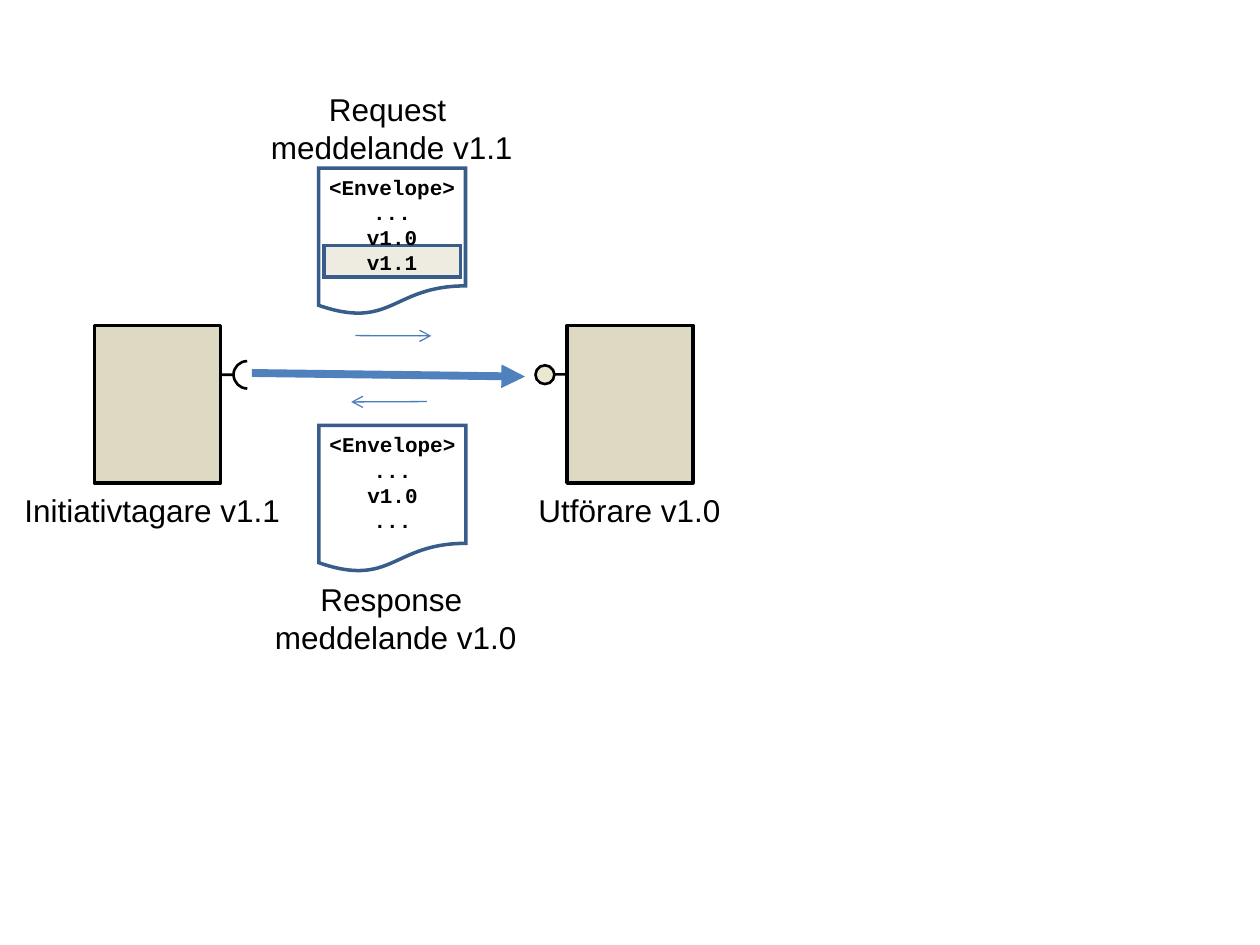
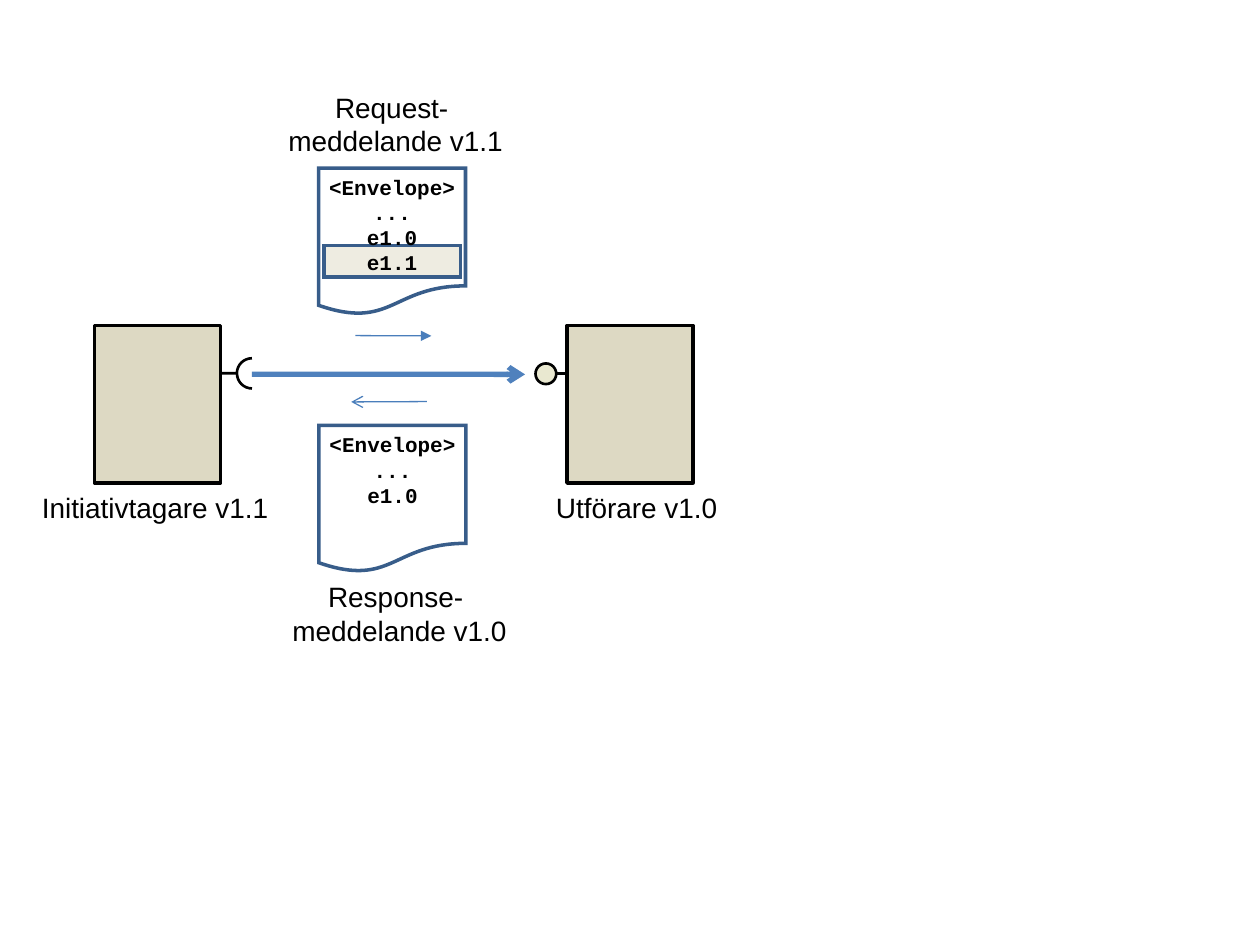
Before and after one commit to admstar/rivta, a slide deck: slide 15 of site/www/images/RIV-förvaltning, Illustrationer.ppt (slide 10 before the commit). Drawn at 1260x945 pixels with LibreOffice and Linux fonts; fonts in the diff are those of the drawing. Boxes give left, top, right and bottom in pixels: in the first picture for what was removed or moved away, otherwise in the second. Text is boxed around its words. In the diff, an @@ line names an element or a change of style, - is before the commit and + after.

```diff
--- a/site/www/images/RIV-förvaltning, Illustrationer.ppt
+++ b/site/www/images/RIV-förvaltning, Illustrationer.ppt
@@ text "Request-": place and size @@
-text "Request-" at bbox=[271, 99, 513, 160]
+text "Request-" at bbox=[288, 98, 503, 152]
@@ text at bbox=[335, 98, 448, 123]: text changed; size 18 to 16 pt @@
-Request
+Request-
@@ text at bbox=[288, 130, 503, 152]: size 18 to 16 pt in "meddelande v1.1" @@
@@ text at bbox=[367, 231, 417, 278]: text changed @@
-v1.0
-v1.1
+e1.0
+e1.1
@@ freeform shape: place and size @@
-freeform shape at bbox=[233, 362, 247, 375]
+freeform shape at bbox=[237, 358, 252, 373]
@@ arrow (355, 335) - (431, 336): arrowheads changed @@
@@ line moved from (234, 374) - (199, 374) to (238, 373) - (199, 373) @@
@@ freeform shape: place and size @@
-freeform shape at bbox=[233, 374, 247, 388]
+freeform shape at bbox=[237, 373, 252, 388]
@@ arrow (252, 374) - (525, 374): stroke #4F81BD 4.51 pt to #4F81BD 3 pt; arrowheads changed @@
@@ line moved from (595, 374) - (554, 374) to (601, 373) - (556, 373) @@
@@ text "Initiativtagare v1.1": place and size @@
-text "Initiativtagare v1.1" at bbox=[24, 499, 280, 528]
+text "Initiativtagare v1.1" at bbox=[42, 497, 268, 524]
@@ text "Initiativtagare v1.1" at bbox=[42, 497, 268, 524]: size 18 to 16 pt @@
@@ text at bbox=[367, 489, 417, 504]: text changed @@
-v1.0
-...
+e1.0
@@ text "Utförare v1.0" at bbox=[556, 497, 717, 519]: size 18 to 16 pt @@
@@ text "Utförare v1.0": place and size @@
-text "Utförare v1.0" at bbox=[538, 499, 721, 523]
+text "Utförare v1.0" at bbox=[556, 497, 717, 519]
@@ text "Response-": place and size @@
-text "Response-" at bbox=[275, 589, 517, 650]
+text "Response-" at bbox=[292, 587, 507, 642]
@@ text at bbox=[328, 587, 463, 612]: text changed; size 18 to 16 pt @@
-Response
+Response-
@@ text at bbox=[292, 620, 507, 642]: size 18 to 16 pt in "meddelande v1.0" @@
```
Also in this commit, not shown: 2 other slides changed, 4 slides added, 11 other files.
